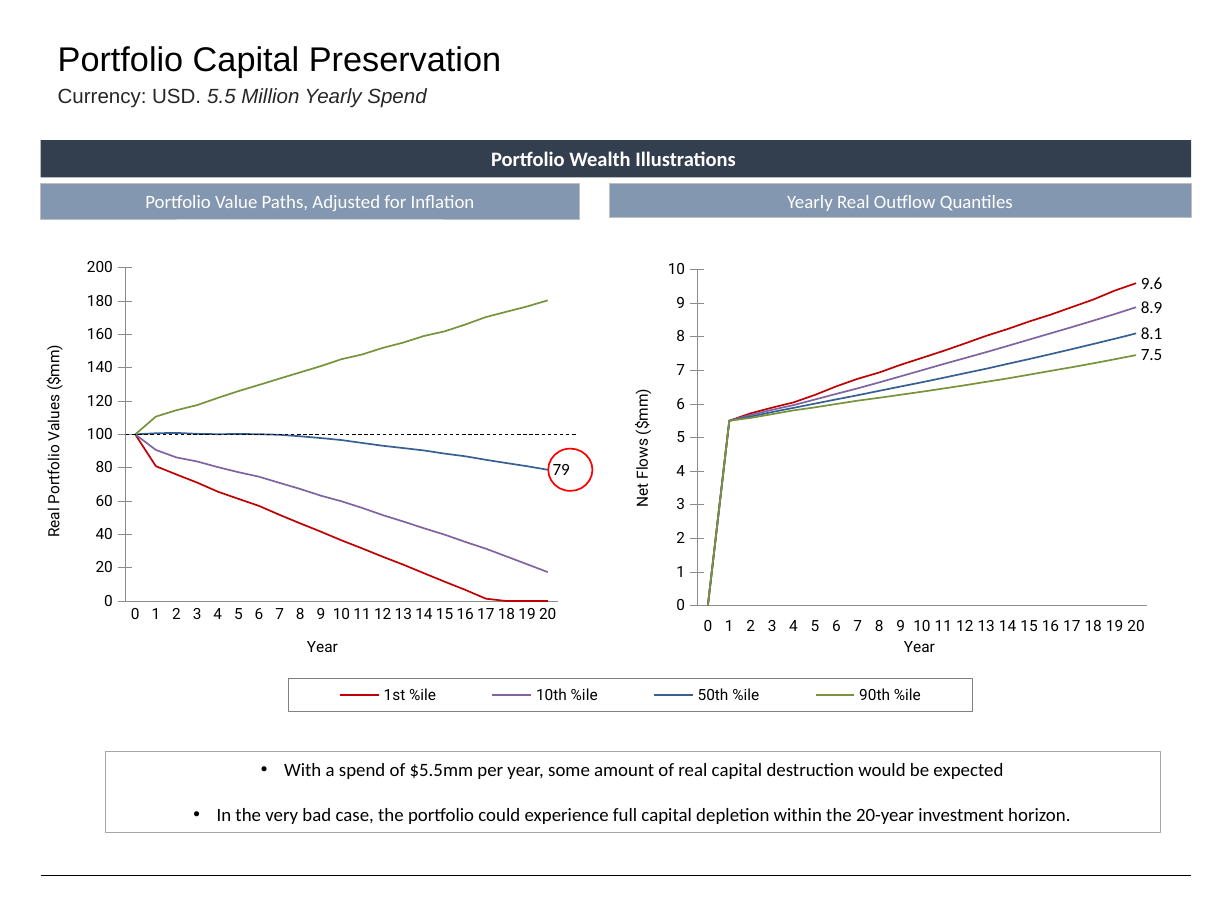
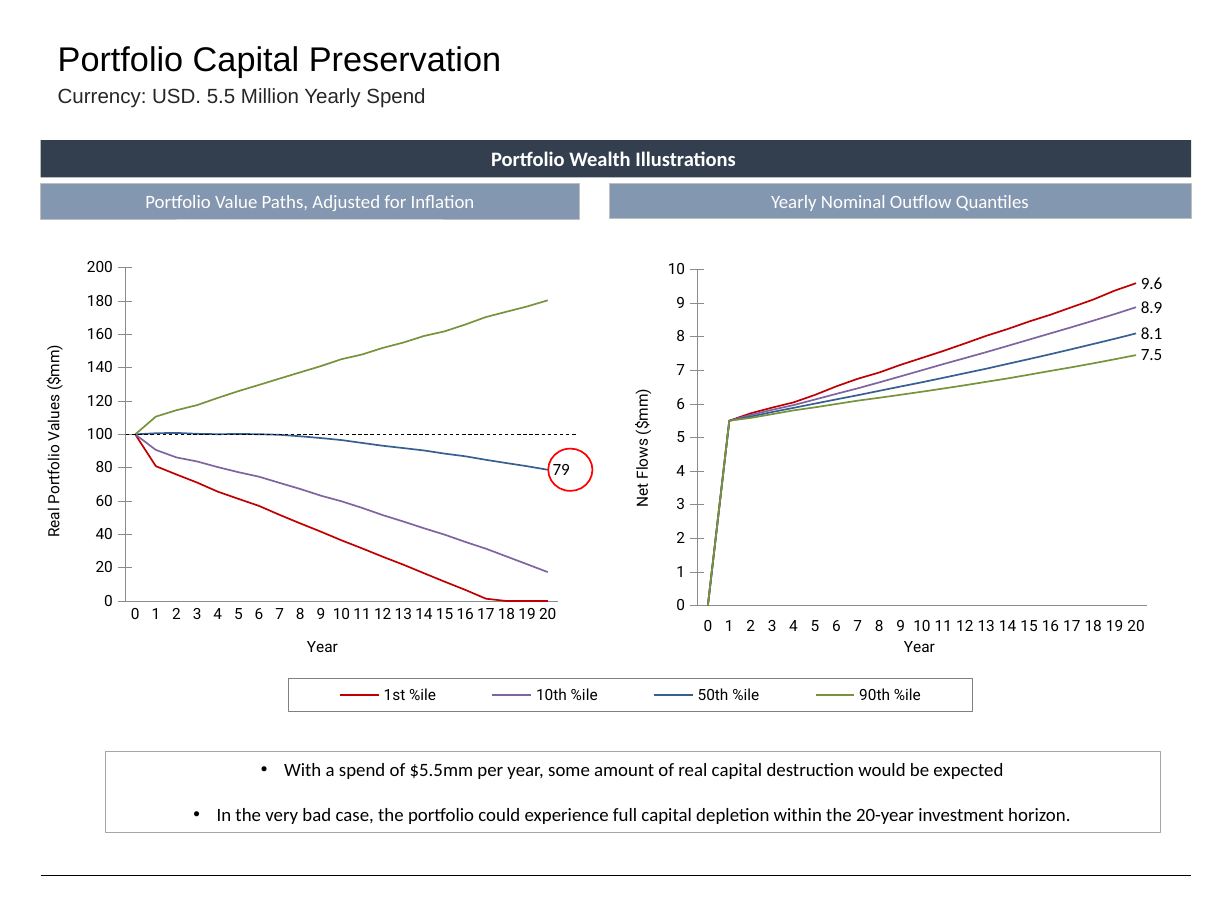
Before and after one commit to fabarker/epsilon-phi, a slide deck: slide 12 of epsilon-phi-core/src/python/epsilonPhi/ep_saa/marketing/Slides.pptx. Drawn at 1232x924 pixels with LibreOffice and Linux fonts; fonts in the diff are those of the drawing. Boxes give left, top, right and bottom in pixels: in the first picture for what was removed or moved away, otherwise in the second. Text is boxed around its words. In the diff, an @@ line names an element or a change of style, - is before the commit and + after.

```diff
--- a/epsilon-phi-core/src/python/epsilonPhi/ep_saa/marketing/Slides.pptx
+++ b/epsilon-phi-core/src/python/epsilonPhi/ep_saa/marketing/Slides.pptx
@@ text "Currency: USD. 5.5 Million Yearly ..." at (58,88,425,108): italic off in "5.5 Million Yearly Spend" @@
@@ text in rectangle at (771,195,1029,211): text changed @@
-Yearly Real Outflow Quantiles
+Yearly Nominal Outflow Quantiles
```
Also in this commit, not shown: 18 other slides changed, 5 slides added, 2 slides removed, 21 other files.
